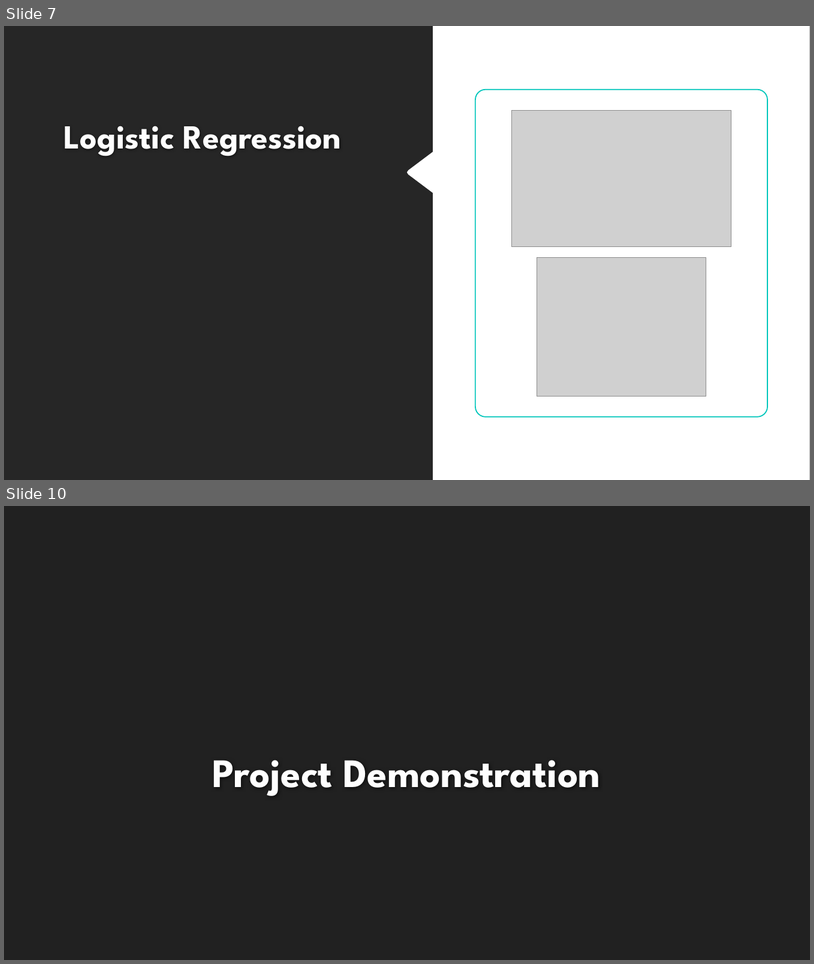
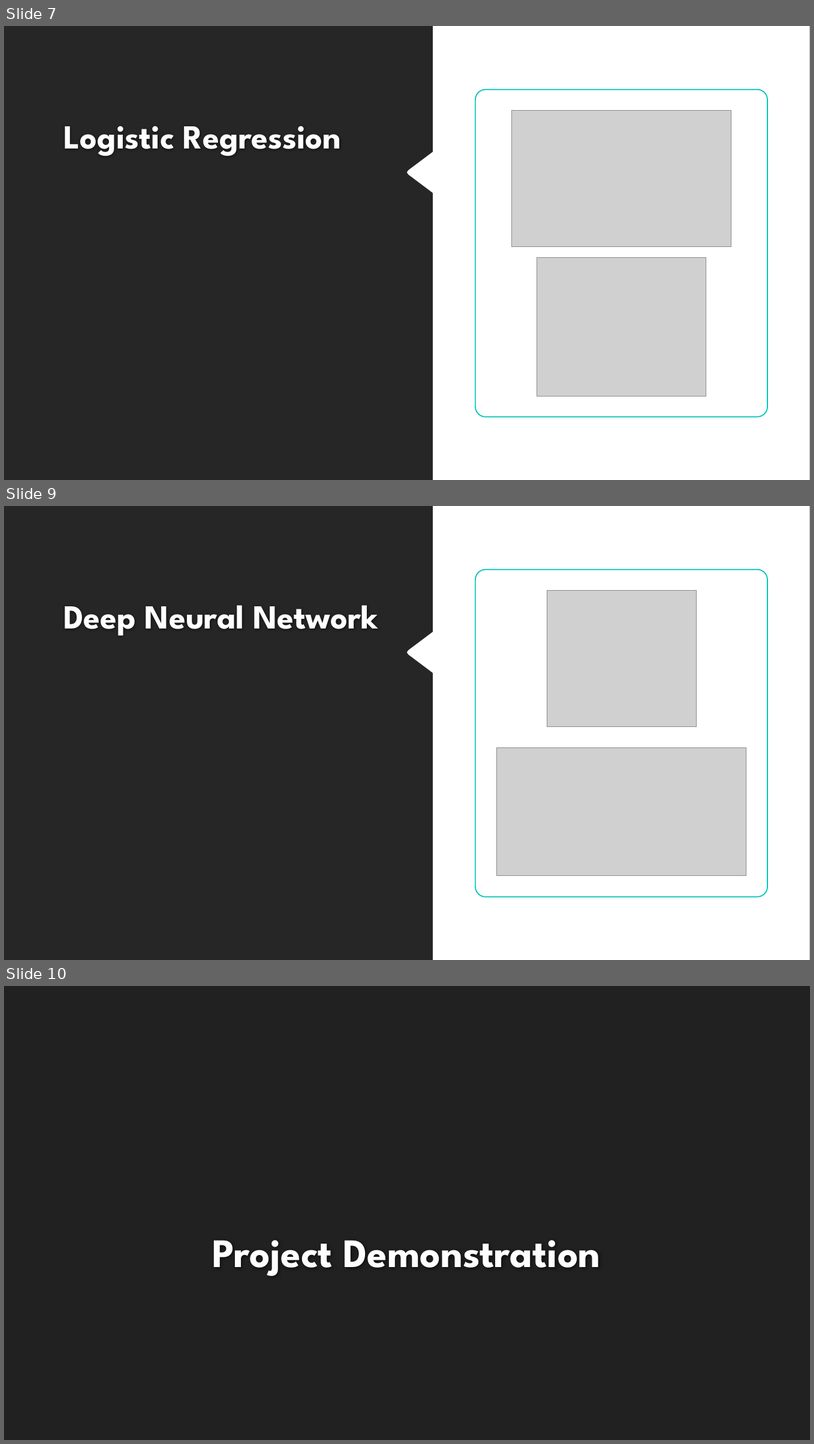
Before and after one commit to Sal-r/Credit-Card-Fraud, a slide deck: Credit_Card_Fraud_Presentation.pptx. Shown one above the other, each under a label of ours: slides 7 and 10 before the commit, slides 7, 9 and 10 after it; the slides between them are not shown. The pictures are 814x964 and 814x1444 pixels, drawn with LibreOffice and Linux fonts; fonts in the diff are those of the drawing; grey boxes stand for pictures; background and template pictures are left out. Boxes give left, top, right and bottom in pixels: in the first picture for what was removed or moved away, otherwise in the second. Text is boxed around its words. In the diff, an @@ line names an element or a change of style, - is before the commit and + after.

```diff
--- a/Credit_Card_Fraud_Presentation.pptx
+++ b/Credit_Card_Fraud_Presentation.pptx
@@ slide 9 added at bbox=[4, 506, 810, 960], background #212121 @@
@@ rectangle added at bbox=[4, 506, 810, 960], fill #FFFFFF @@
@@ freeform shape added at bbox=[4, 506, 433, 960], fill #262626 @@
@@ rounded rectangle added at bbox=[476, 570, 768, 897], fill #FFFFFF, outline #00C6BB 1.25 pt @@
@@ picture added at bbox=[547, 590, 696, 726] @@
@@ title added at bbox=[63, 605, 378, 636], 40 pt, text #FEFEFE, bold @@
+Deep Neural Network
@@ picture added at bbox=[497, 747, 747, 876] @@
```
Also in this commit, not shown: 1 slide changed, 1 slide removed, 2 other files.
